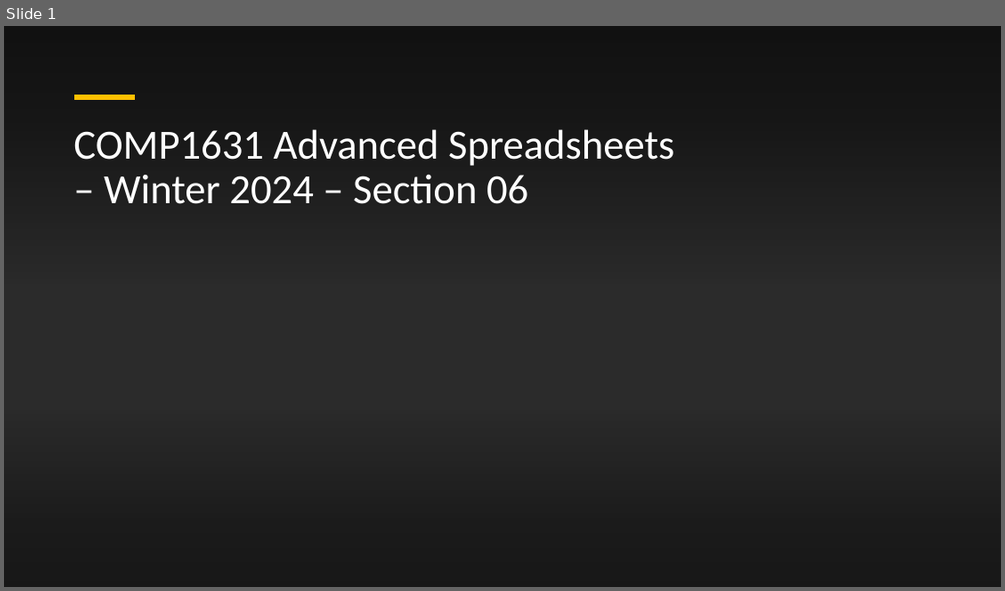
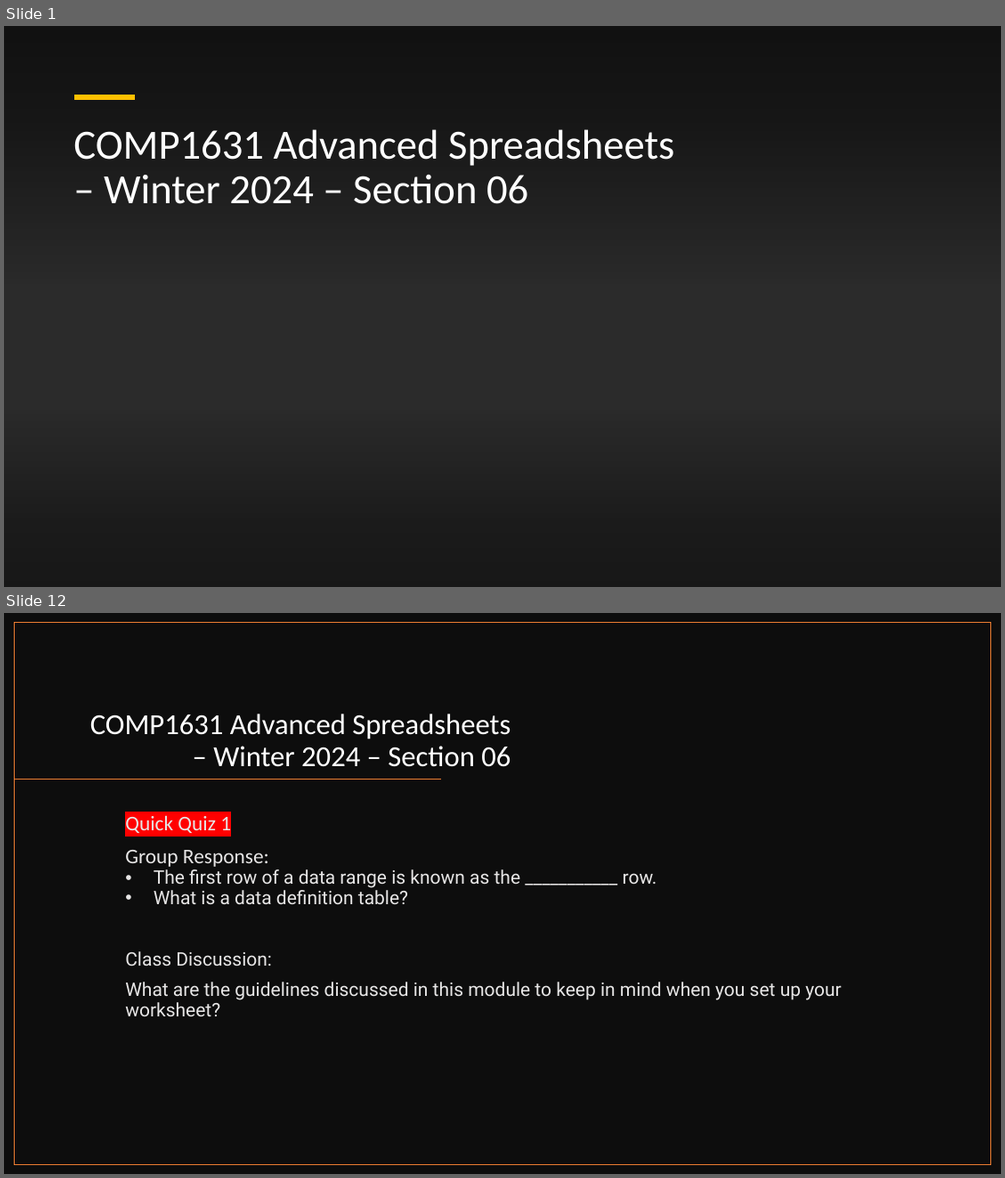
Before and after one commit to muktoakash/Teaching, a slide deck: COMP1631/lecture_4.pptx. Shown one above the other, each under a label of ours: slide 1 before the commit, slides 1 and 12 after it; the slides between them are not shown. The pictures are 1005x591 and 1005x1178 pixels, drawn with LibreOffice and Linux fonts; fonts in the diff are those of the drawing; background and template pictures are left out; a plain dark background stands for a picture behind light text. Boxes give left, top, right and bottom in pixels: in the first picture for what was removed or moved away, otherwise in the second. Text is boxed around its words. In the diff, an @@ line names an element or a change of style, - is before the commit and + after.

```diff
--- a/COMP1631/lecture_4.pptx
+++ b/COMP1631/lecture_4.pptx
@@ slide 12 added at (4,613,1001,1174), background #FFFFFF @@
@@ rectangle added at (4,613,1001,1174), fill #0D0D0D @@
@@ rectangle added at (15,623,991,1165), outline #ED7D31 1 pt @@
@@ title added at (90,714,510,767), 28 pt, text #FFFFFF @@
+COMP1631 Advanced Spreadsheets – Winter 2024 – Section 06
@@ line added from (442, 779) to (15, 779), #ED7D31 1 pt @@
@@ text added at (125,815,841,1016), 18 pt, text #E7E6E6 @@
+Quick Quiz 1
+Group Response:
+• The first row of a data range is known as the ___________ row.
+• What is a data definition table?
+Class Discussion:
+What are the guidelines discussed in this module to keep in mind when you set up your worksheet?
```
Also in this commit, not shown: 2 slides changed, 39 other slides added, 3 other files.
